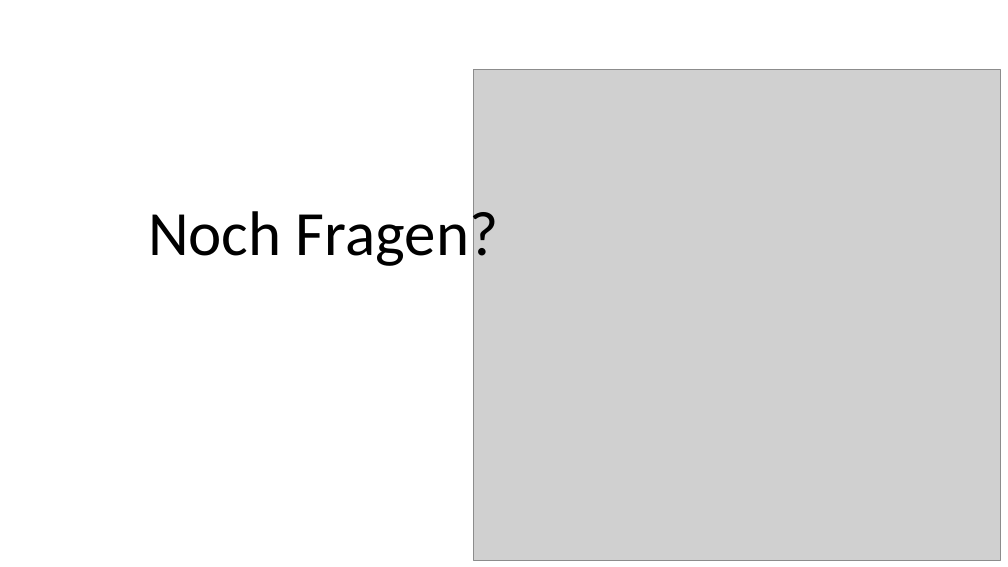
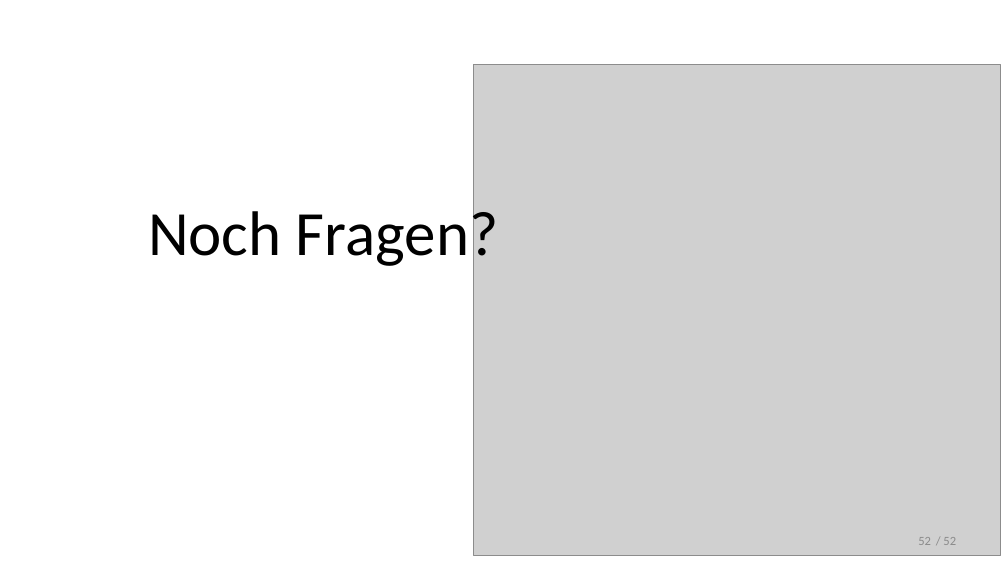
Before and after one commit to LennartDuemke/Sicherheit, a slide deck: slide 52 of Risikomanagement.pptx. Drawn at 1008x567 pixels with LibreOffice and Linux fonts; fonts in the diff are those of the drawing; grey boxes stand for pictures. Boxes give left, top, right and bottom in pixels: in the first picture for what was removed or moved away, otherwise in the second. Text is boxed around its words. In the diff, an @@ line names an element or a change of style, - is before the commit and + after.

Commit message:
Modified picture and created PDF version of presentation for the linux guys

```diff
--- a/Risikomanagement.pptx
+++ b/Risikomanagement.pptx
@@ picture moved from (x1=474, y1=70, x2=1000, y2=561) to (x1=474, y1=64, x2=1000, y2=556) @@
@@ page number added at (x1=918, y1=537, x2=931, y2=545), 12 pt, text #8C8C8C @@
+52
@@ text added at (x1=943, y1=537, x2=956, y2=545), 12 pt, text #8C8C8C @@
+/ 52
```
Also in this commit, not shown: 50 other slides changed, 4 other files.
